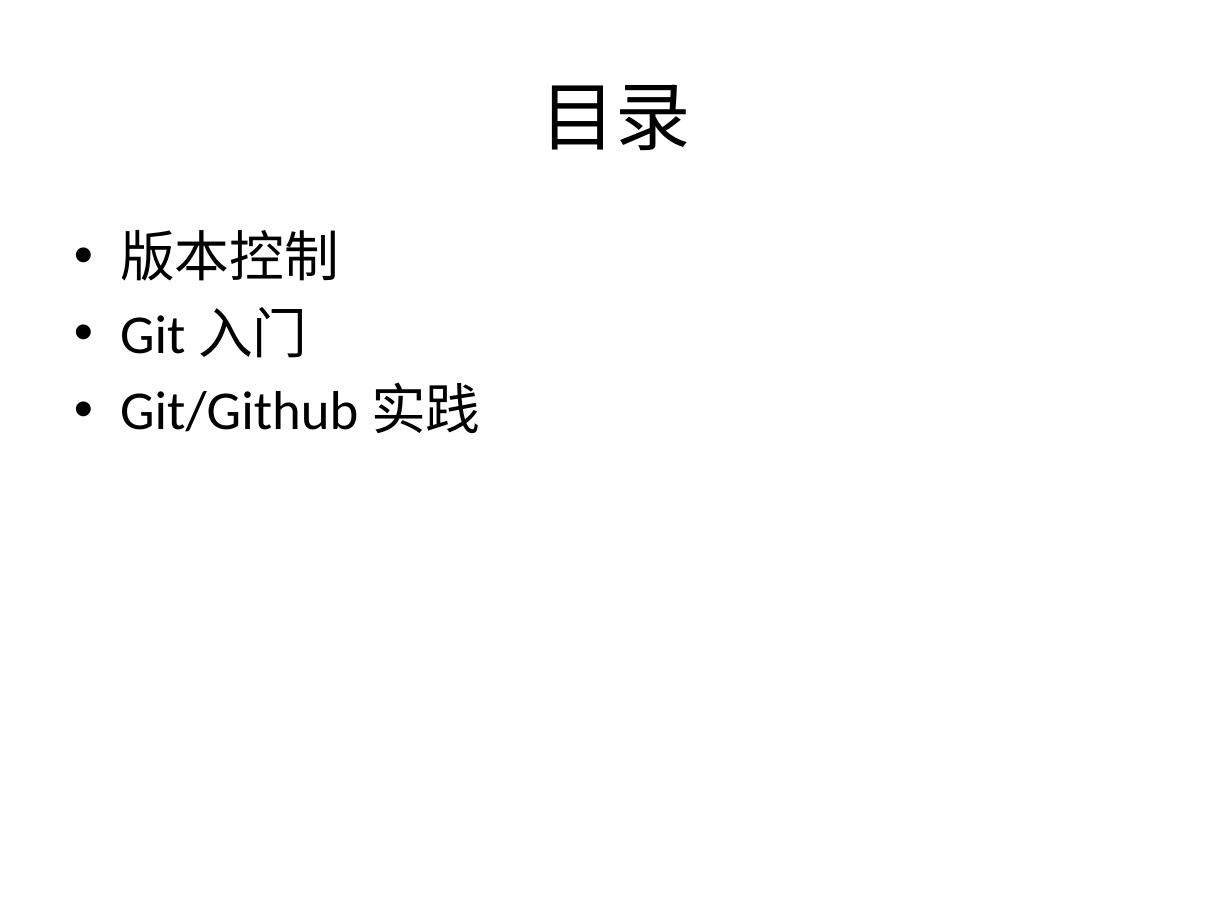
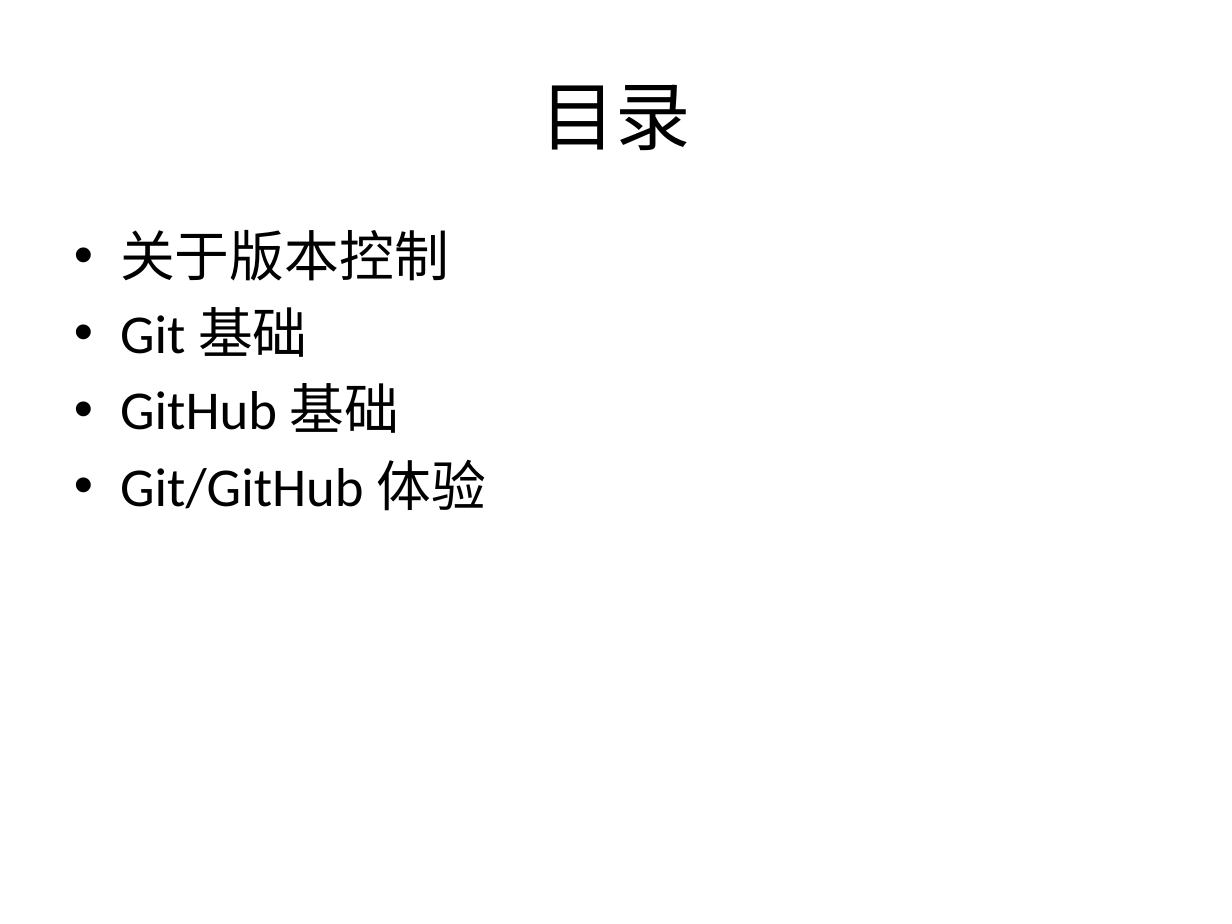
Before and after one commit to lftong/tong-doc, a slide deck: slide 2 of Git Primer.pptx. Drawn at 1232x924 pixels with LibreOffice and Linux fonts; fonts in the diff are those of the drawing. Boxes give left, top, right and bottom in pixels: in the first picture for what was removed or moved away, otherwise in the second. Text is boxed around its words. In the diff, an @@ line names an element or a change of style, - is before the commit and + after.

```diff
--- a/Git Primer.pptx
+++ b/Git Primer.pptx
@@ text at (x1=120, y1=230, x2=487, y2=511): text changed @@
-• 版本控制
-• Git 入门
-• Git/Github 实践
+• 关于版本控制
+• Git 基础
+• GitHub 基础
+• Git/GitHub 体验
```
Also in this commit, not shown: 2 other slides changed, 3 slides added, 4 slides removed.
